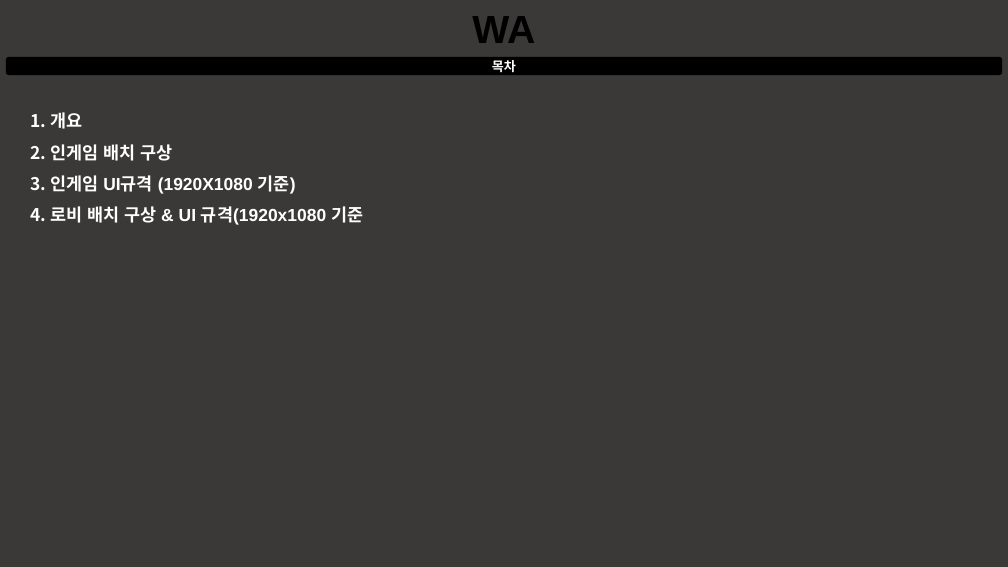
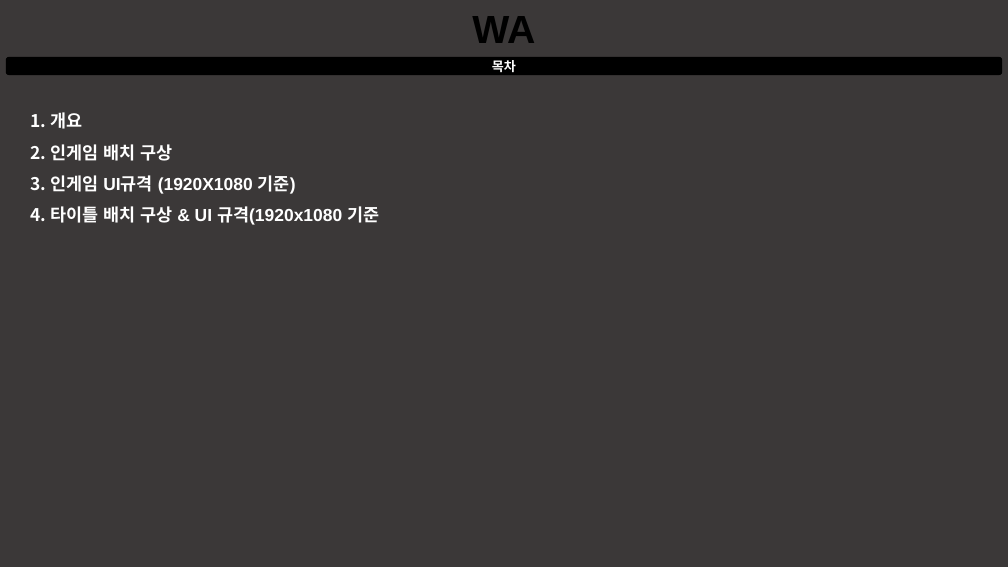
Before and after one commit to taeseongeom/WA, a slide deck: slide 2 of 기획서/문서/UI 기획.pptx. Drawn at 1008x567 pixels with LibreOffice and Linux fonts; fonts in the diff are those of the drawing. Boxes give left, top, right and bottom in pixels: in the first picture for what was removed or moved away, otherwise in the second. Text is boxed around its words. In the diff, an @@ line names an element or a change of style, - is before the commit and + after.

```diff
--- a/기획서/문서/UI 기획.pptx
+++ b/기획서/문서/UI 기획.pptx
@@ text at (x1=50, y1=206, x2=379, y2=225): text changed @@
-4. 로비 배치 구상 & UI 규격(1920x1080 기준
+4. 타이틀 배치 구상 & UI 규격(1920x1080 기준
```
Also in this commit, not shown: 3 other slides changed, 1 slide added, 1 slide removed, 5 other files.
